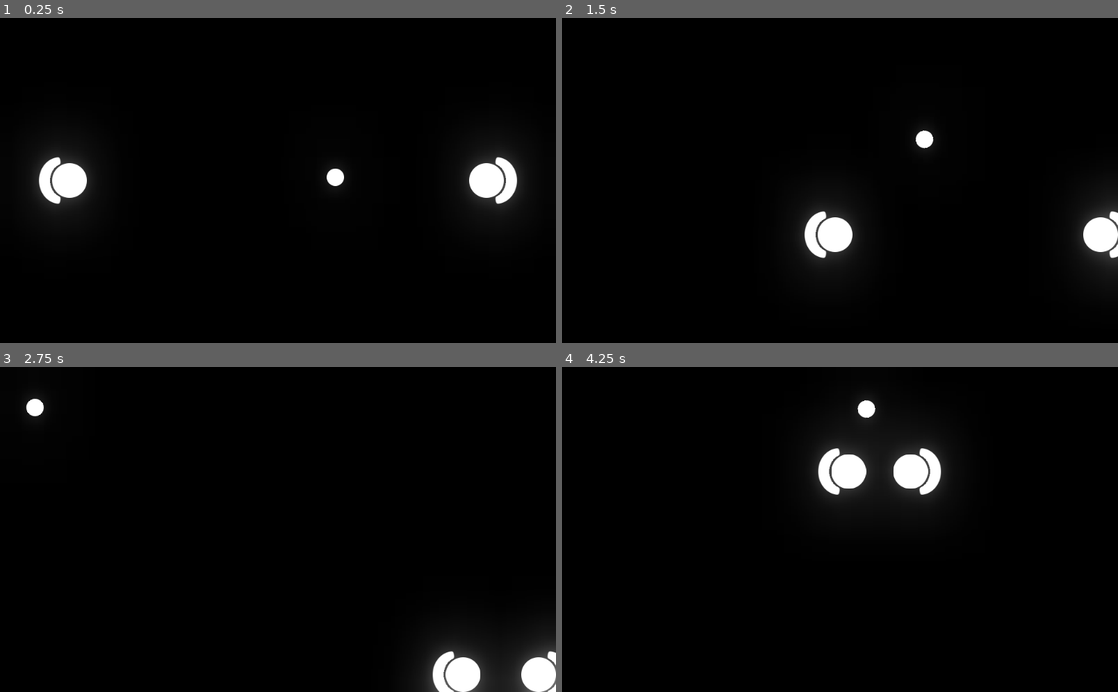
Above: before the commit, frames 1-4 (two rows, left to right).
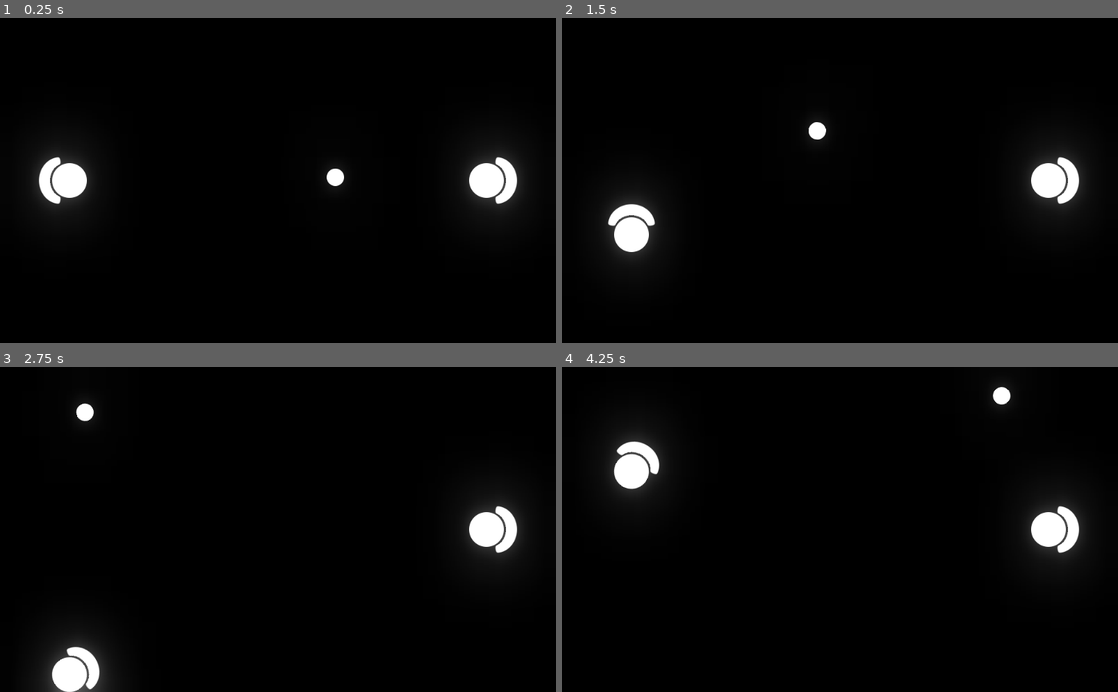
Above: after the commit, the same moments.

Repository: MenesesGHZ/PongPing
Game: Godot game, scene res://src/game/game.tscn
Two runs of this game, one before a commit and one after it. Both use one fixed random seed, a clock stepped at 60 frames per second and the inputs below.
Inputs:
- Up to frame 1 (0.25 s): no input
- Up to frame 2 (1.5 s): hold D (player_right, bound only before the commit) 0.53-1.28 s; hold S (player_down, bound only before the commit) from 1.28 s (still down)
- Up to frame 3 (2.75 s): release S (player_down, bound only before the commit) at 2.03 s; hold D (player_right, bound only before the commit) from 2.03 s (still down)
- Up to frame 4 (4.25 s): release D (player_right, bound only before the commit) at 2.78 s; hold W (player_up, bound only before the commit) 2.78-3.53 s; hold A (player_left, bound only before the commit) from 3.53 s (still down)

The runs differ from the first frame. In frame 2, 5.8% of the frame differs, in the area x 7-100%, y 32-78%; in frame 3, 6.6%; in frame 4, 6.8%, in the area x 8-94%, y 5-60%.

Commit message:
Improve player controls

Diff:
--- a/project.godot
+++ b/project.godot
@@ -21,33 +21,54 @@
 
 [input]
 
-player_up={
+pong_up={
 "deadzone": 0.5,
 "events": [ Object(InputEventKey,"resource_local_to_scene":false,"resource_name":"","device":0,"alt":false,"shift":false,"control":false,"meta":false,"command":false,"pressed":false,"scancode":87,"physical_scancode":0,"unicode":0,"echo":false,"script":null)
-, Object(InputEventKey,"resource_local_to_scene":false,"resource_name":"","device":0,"alt":false,"shift":false,"control":false,"meta":false,"command":false,"pressed":false,"scancode":16777232,"physical_scancode":0,"unicode":0,"echo":false,"script":null)
  ]
 }
-player_right={
+pong_right={
 "deadzone": 0.5,
 "events": [ Object(InputEventKey,"resource_local_to_scene":false,"resource_name":"","device":0,"alt":false,"shift":false,"control":false,"meta":false,"command":false,"pressed":false,"scancode":68,"physical_scancode":0,"unicode":0,"echo":false,"script":null)
-, Object(InputEventKey,"resource_local_to_scene":false,"resource_name":"","device":0,"alt":false,"shift":false,"control":false,"meta":false,"command":false,"pressed":false,"scancode":16777233,"physical_scancode":0,"unicode":0,"echo":false,"script":null)
  ]
 }
-player_down={
+pong_down={
 "deadzone": 0.5,
 "events": [ Object(InputEventKey,"resource_local_to_scene":false,"resource_name":"","device":0,"alt":false,"shift":false,"control":false,"meta":false,"command":false,"pressed":false,"scancode":83,"physical_scancode":0,"unicode":0,"echo":false,"script":null)
-, Object(InputEventKey,"resource_local_to_scene":false,"resource_name":"","device":0,"alt":false,"shift":false,"control":false,"meta":false,"command":false,"pressed":false,"scancode":16777234,"physical_scancode":0,"unicode":0,"echo":false,"script":null)
  ]
 }
-player_left={
+pong_left={
 "deadzone": 0.5,
 "events": [ Object(InputEventKey,"resource_local_to_scene":false,"resource_name":"","device":0,"alt":false,"shift":false,"control":false,"meta":false,"command":false,"pressed":false,"scancode":65,"physical_scancode":0,"unicode":0,"echo":false,"script":null)
-, Object(InputEventKey,"resource_local_to_scene":false,"resource_name":"","device":0,"alt":false,"shift":false,"control":false,"meta":false,"command":false,"pressed":false,"scancode":16777231,"physical_scancode":0,"unicode":0,"echo":false,"script":null)
  ]
 }
-player_shoot={
+pong_shoot={
 "deadzone": 0.5,
 "events": [ Object(InputEventKey,"resource_local_to_scene":false,"resource_name":"","device":0,"alt":false,"shift":false,"control":false,"meta":false,"command":false,"pressed":false,"scancode":32,"physical_scancode":0,"unicode":0,"echo":false,"script":null)
+ ]
+}
+ping_up={
+"deadzone": 0.5,
+"events": [ Object(InputEventKey,"resource_local_to_scene":false,"resource_name":"","device":0,"alt":false,"shift":false,"control":false,"meta":false,"command":false,"pressed":false,"scancode":16777232,"physical_scancode":0,"unicode":0,"echo":false,"script":null)
+ ]
+}
+ping_right={
+"deadzone": 0.5,
+"events": [ Object(InputEventKey,"resource_local_to_scene":false,"resource_name":"","device":0,"alt":false,"shift":false,"control":false,"meta":false,"command":false,"pressed":false,"scancode":16777233,"physical_scancode":0,"unicode":0,"echo":false,"script":null)
+ ]
+}
+ping_down={
+"deadzone": 0.5,
+"events": [ Object(InputEventKey,"resource_local_to_scene":false,"resource_name":"","device":0,"alt":false,"shift":false,"control":false,"meta":false,"command":false,"pressed":false,"scancode":16777234,"physical_scancode":0,"unicode":0,"echo":false,"script":null)
+ ]
+}
+ping_left={
+"deadzone": 0.5,
+"events": [ Object(InputEventKey,"resource_local_to_scene":false,"resource_name":"","device":0,"alt":false,"shift":false,"control":false,"meta":false,"command":false,"pressed":false,"scancode":16777231,"physical_scancode":0,"unicode":0,"echo":false,"script":null)
+ ]
+}
+ping_shoot={
+"deadzone": 0.5,
+"events": [ Object(InputEventKey,"resource_local_to_scene":false,"resource_name":"","device":0,"alt":false,"shift":false,"control":false,"meta":false,"command":false,"pressed":false,"scancode":47,"physical_scancode":0,"unicode":0,"echo":false,"script":null)
  ]
 }
 
--- a/src/game/game.tscn
+++ b/src/game/game.tscn
@@ -47,7 +47,8 @@
 
 [node name="Ping" parent="World" instance=ExtResource( 1 )]
 position = Vector2( 896, 300 )
-scale = Vector2( -1, 1 )
+rotation = -3.14159
+player_type = 1
 
 [node name="Bullet" parent="World" instance=ExtResource( 2 )]
 position = Vector2( 501, 294 )
--- a/src/game/player/player.gd
+++ b/src/game/player/player.gd
@@ -1,26 +1,70 @@
+tool
 extends KinematicBody2D
 ## Player Class
 
 
 
+## Enums
+enum PlayerTypes {
+	PONG,
+	PING,
+}
+
+enum AiTypes {
+	NONE,
+}
+
+
+
 ## Exported Variables
-export var speed := 500
+export(PlayerTypes) var player_type := PlayerTypes.PONG setget set_player_type
+
+export(AiTypes) var ai_type := AiTypes.NONE
+
+export var move_speed := 500.0
+
+export var rotation_speed := 10
 
 
 
 ## Built-In Virtual Methods
 func _process(delta : float) -> void:
+	if Engine.editor_hint:
+		return
+
 	var direction := Vector2.ZERO
 
-	if Input.is_action_pressed("player_up"):
-		direction += Vector2.UP
-	if Input.is_action_pressed("player_right"):
-		direction += Vector2.RIGHT
-	if Input.is_action_pressed("player_down"):
-		direction += Vector2.DOWN
-	if Input.is_action_pressed("player_left"):
-		direction += Vector2.LEFT
+	if ai_type == AiTypes.NONE:
+		var _player_type := "pong" if player_type == PlayerTypes.PONG else "ping"
 
-	direction = direction * speed
+		if Input.is_action_pressed(_player_type + "_up"):
+			direction += Vector2.UP
+#		if Input.is_action_pressed(_player_type + "_right"):
+#			direction += Vector2.RIGHT
+		if Input.is_action_pressed(_player_type + "_down"):
+			direction += Vector2.DOWN
+#		if Input.is_action_pressed(_player_type + "_left"):
+#			direction += Vector2.LEFT
+
+		if Input.is_action_pressed(_player_type + "_right"):
+			rotate(deg2rad(rotation_speed))
+		if Input.is_action_pressed(_player_type + "_left"):
+			rotate(deg2rad(-rotation_speed))
+
+		if Input.is_action_just_released(_player_type + "_shoot"):
+			print("SHOOT")
+
+	direction = direction * move_speed
 
 	move_and_slide(direction)
+
+
+
+## Public Methods
+func set_player_type(new_value : int) -> void:
+	player_type = new_value
+	match player_type:
+		PlayerTypes.PONG:
+			rotation_degrees = 0
+		PlayerTypes.PING:
+			rotation_degrees = -180
